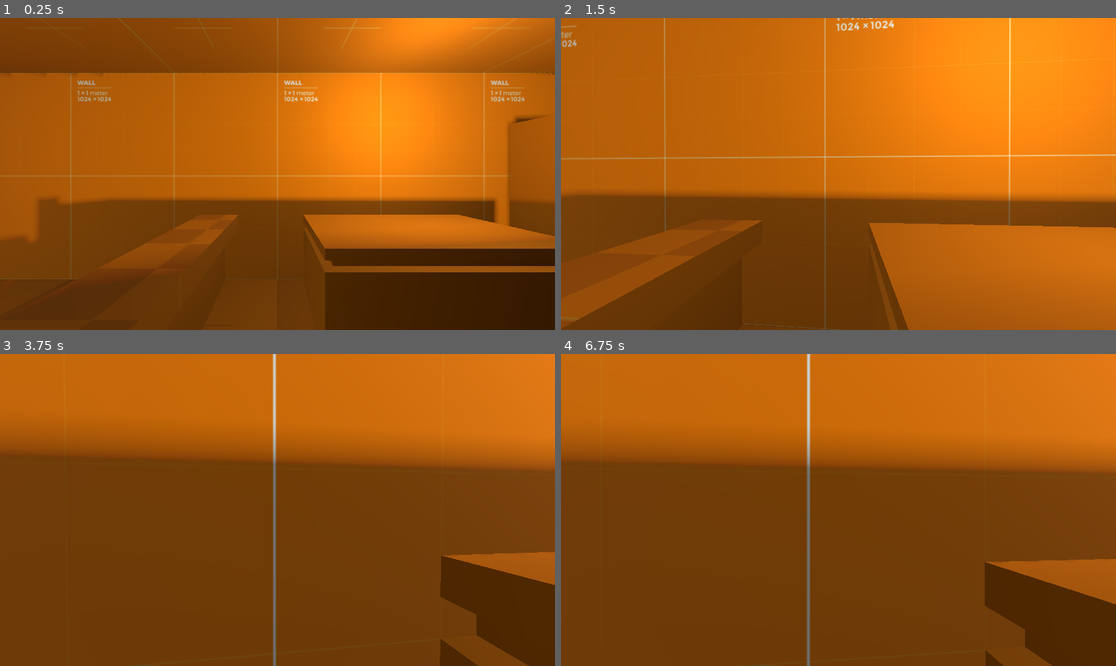
Above: before the commit, frames 1-4 (two rows, left to right).
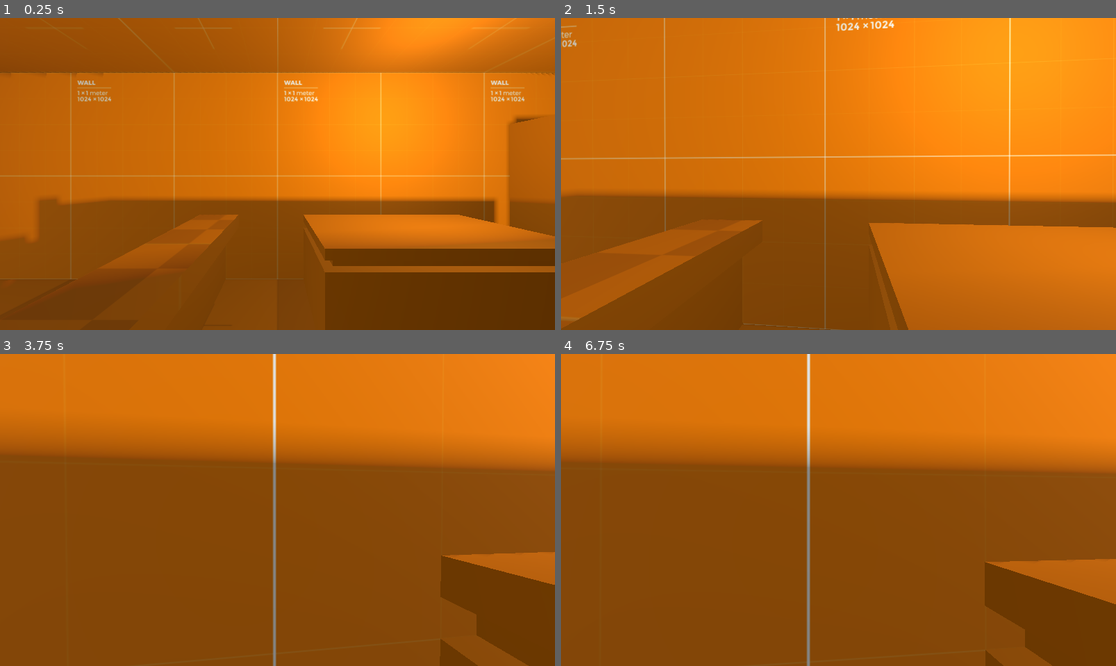
Above: after the commit, the same moments.

Repository: poetahto/camping-prototype
Game: Godot game, scene res://general_store.tscn
Same seed, same stepped clock (60 frames per second), same inputs: the game is played once before the commit and once after it.
Inputs (mouse positions are in pixels of both pictures, inside the frame that each line leads up to):
- Up to frame 1 (0.25 s): no input
- Up to frame 2 (1.5 s): tap Enter at 0.5 s; move the mouse to (866, 174) at 0.52 s; hold Ctrl (pm_duck) 0.53-1.28 s; hold W (pm_moveforward) from 0.53 s (still down); click (866, 174) at 0.67 s; tap Space (pm_jump) at 0.77 s; move the mouse to (810, 174) at 1.27 s; tap Ctrl (pm_duck) at 1.35 s
- Up to frame 3 (3.75 s): keep holding W (pm_moveforward); tap Space (pm_jump) at 1.52, 2.75, 3.02 s; move the mouse to (288, 503) at 2.02 s; hold Ctrl (pm_duck) 2.03-2.78 s; move the mouse to (271, 516) at 2.77 s; tap Ctrl (pm_duck) at 2.85 s; click (271, 516) at 2.92 s; move the mouse to (316, 513) at 3.52 s; hold Ctrl (pm_duck) from 3.53 s (still down)
- Up to frame 4 (6.75 s): tap Space (pm_jump) at 3.77, 4.52, 6.02 s; move the mouse to (794, 506) at 4.27 s; release Ctrl (pm_duck) at 4.28 s; tap Ctrl (pm_duck) at 4.35, 5.85 s; move the mouse to (844, 510) at 5.02 s; hold Ctrl (pm_duck) 5.03-5.78 s; click (844, 510) at 5.17 s; move the mouse to (816, 503) at 5.77 s; release W (pm_moveforward) at 5.78 s; hold D (pm_moveright) 5.78-6.53 s; move the mouse to (866, 510) at 6.52 s; hold W (pm_moveforward) from 6.53 s (still down); hold Ctrl (pm_duck) from 6.53 s (still down)

The runs differ from the first frame. In frame 1, 22% of the frame differs, in the area x 0-100%, y 0-100%; in frame 2, 2.0%; in frame 3, 4.9%; in frame 4, 5.1%.

Commit message:
added stuff

Diff:
--- a/general_store.tscn
+++ b/general_store.tscn
@@ -7,6 +7,9 @@
 
 [sub_resource type="ConcavePolygonShape3D" id="ConcavePolygonShape3D_oebk3"]
 data = PackedVector3Array(-4.096, -1.024, -1.024, -4.096, -1.024, -3.072, -4.096, 1.024, -1.024, -4.096, 1.024, -1.024, …(31802 unchanged characters)…
+
+[sub_resource type="Environment" id="Environment_mimyp"]
+ssao_enabled = true
 
 [node name="Node3D" type="Node3D"]
 
@@ -46,3 +49,9 @@
 
 [node name="Root Scene" parent="." instance=ExtResource("4_ntocq")]
 transform = Transform3D(1, 0, 0, 0, 1, 0, 0, 0, 1, -4.18602, -1.792, -4.39331)
+
+[node name="WorldEnvironment" type="WorldEnvironment" parent="."]
+environment = SubResource("Environment_mimyp")
+
+[node name="CSGBox3D" type="CSGBox3D" parent="."]
+transform = Transform3D(-0.480889, -0.177941, -0.858536, -0.637249, 0.743483, 0.202845, 0.602213, 0.644647, -0.470925, 5.62004, -0.526207, 0)
Not shown: 1 places in general_store.tscn that only renumber resources
